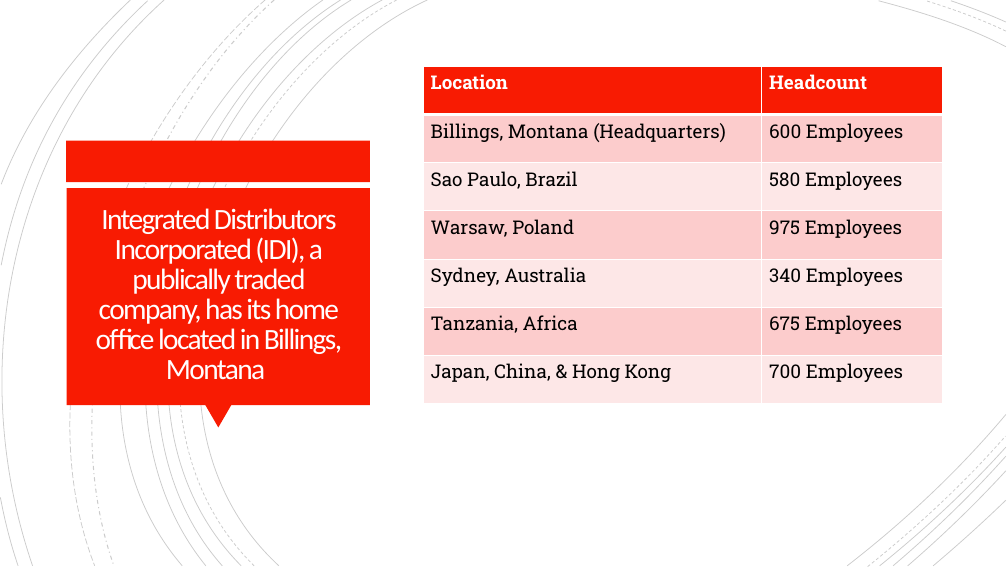
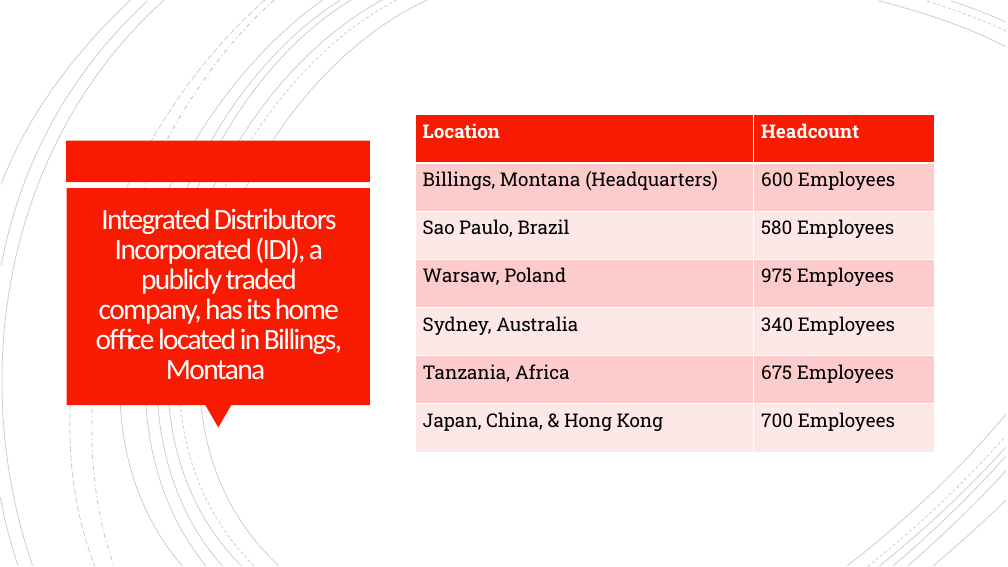
Before and after one commit to Chad-Ballay/Cybersecurity-work-class, a slide deck: slide 3 of classes/CIS312/project/outline_week6.pptx. Drawn at 1008x567 pixels with LibreOffice and Linux fonts; fonts in the diff are those of the drawing. Boxes give left, top, right and bottom in pixels: in the first picture for what was removed or moved away, otherwise in the second. Text is boxed around its words. In the diff, an @@ line names an element or a change of style, - is before the commit and + after.

```diff
--- a/classes/CIS312/project/outline_week6.pptx
+++ b/classes/CIS312/project/outline_week6.pptx
@@ table: place and size @@
-table at box(423, 67, 943, 404)
+table at box(415, 115, 935, 452)
@@ title at box(96, 208, 342, 380): text changed @@
-Integrated Distributors Incorporated (IDI), a publically traded company, has its home office located in Billings, Montana
+Integrated Distributors Incorporated (IDI), a publicly traded company, has its home office located in Billings, Montana
```
Also in this commit, not shown: 9 other slides changed, 4 slides added, 2 slides removed, 8 other files.
